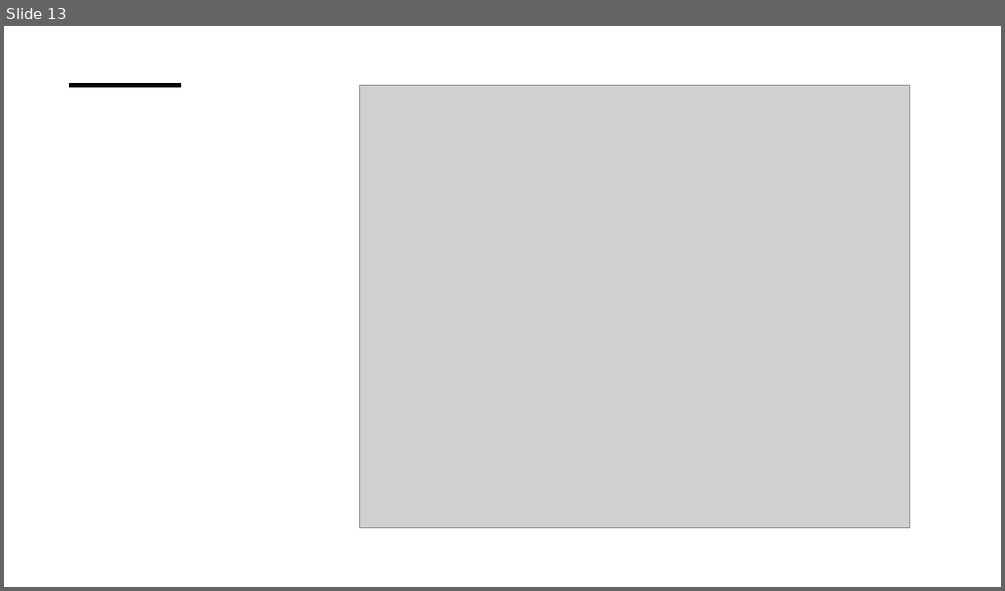
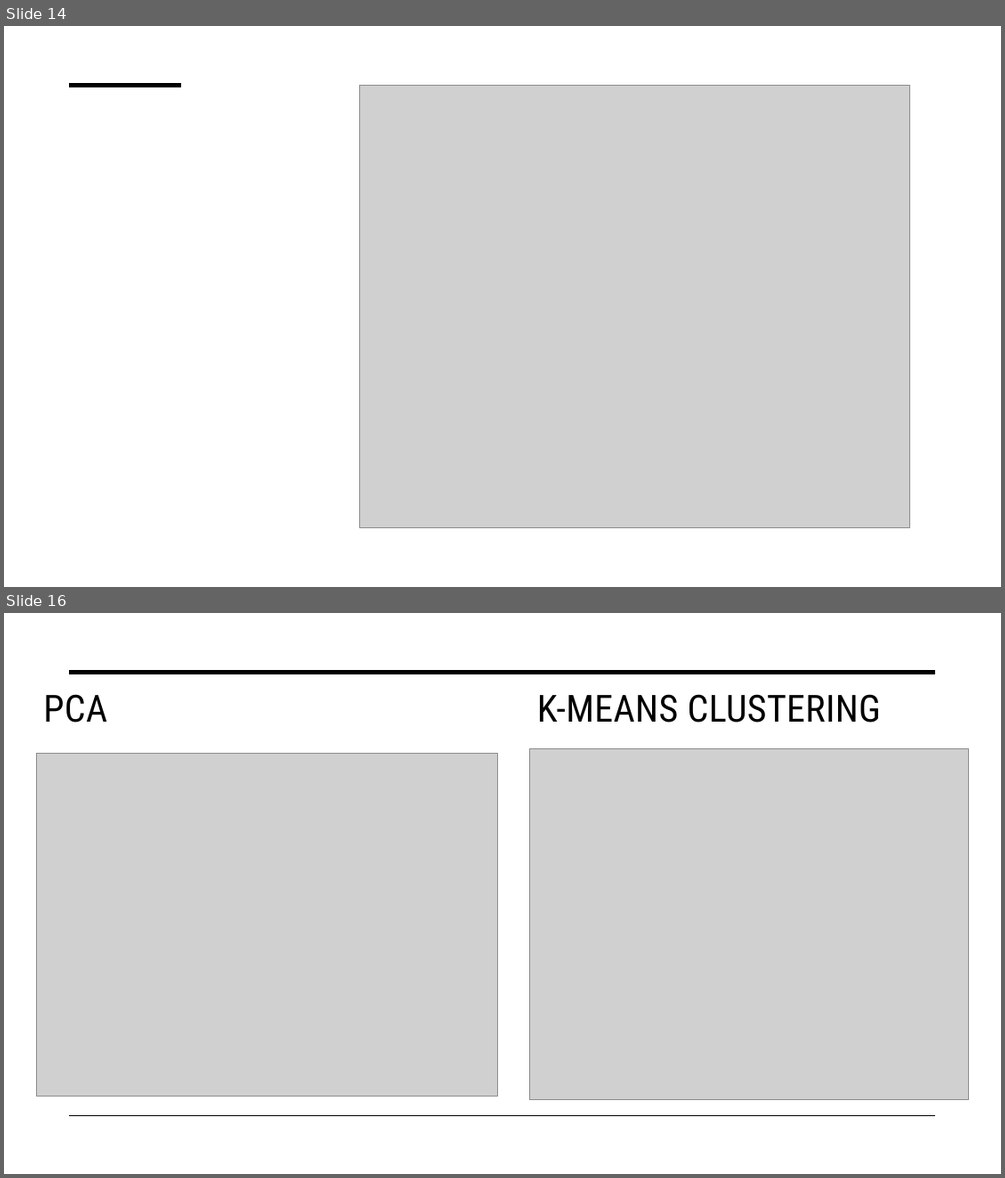
Before and after one commit to zelda4669/presidential-approval, a slide deck: Political Sentiment and Social Media.pptx. Shown one above the other, each under a label of ours: slide 13 before the commit, slides 14 and 16 after it; the slides between them are not shown. The pictures are 1005x591 and 1005x1178 pixels, drawn with LibreOffice and Linux fonts; fonts in the diff are those of the drawing; grey boxes stand for pictures. Boxes give left, top, right and bottom in pixels: in the first picture for what was removed or moved away, otherwise in the second. Text is boxed around its words. In the diff, an @@ line names an element or a change of style, - is before the commit and + after.

```diff
--- a/Political Sentiment and Social Media.pptx
+++ b/Political Sentiment and Social Media.pptx
@@ slide 16 added at (4, 613, 1001, 1174), background #FFFFFF @@
@@ line added from (70, 672) to (936, 672), #000000 3.5 pt @@
@@ text added at (43, 694, 107, 722), 36 pt, text #000000 @@
+PCA
@@ text added at (537, 694, 881, 722), 36 pt, text #000000 @@
+K-MEANS CLUSTERING
@@ picture added at (36, 753, 498, 1095) @@
@@ picture added at (530, 749, 969, 1100) @@
@@ line added from (70, 1116) to (936, 1116), #000000 1 pt @@
@@ what was slide 13 is now slide 14 @@
```
Also in this commit, not shown: 1 slide changed, 5 other slides added, 1 slide removed, 2 other files.
